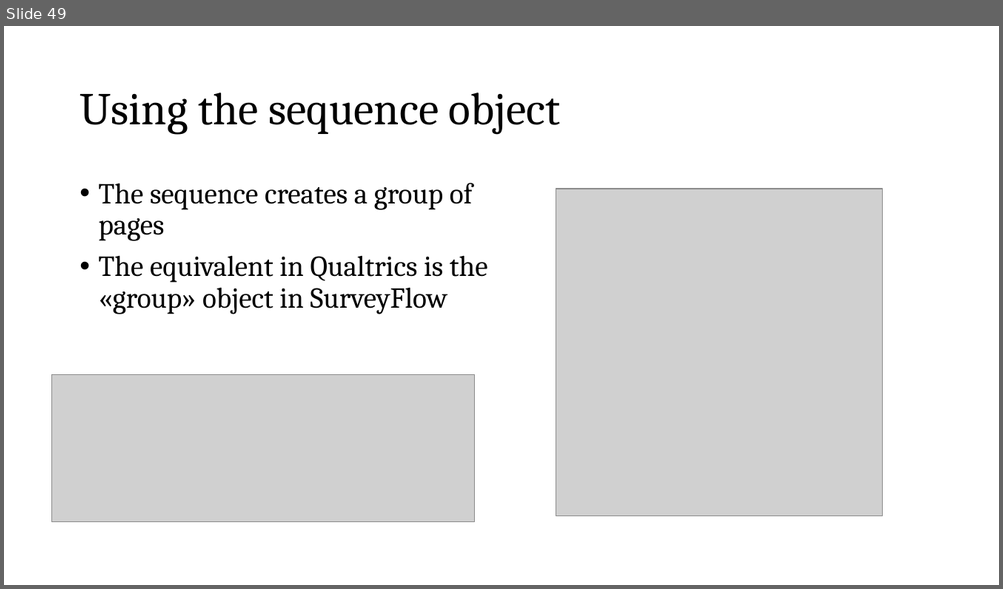
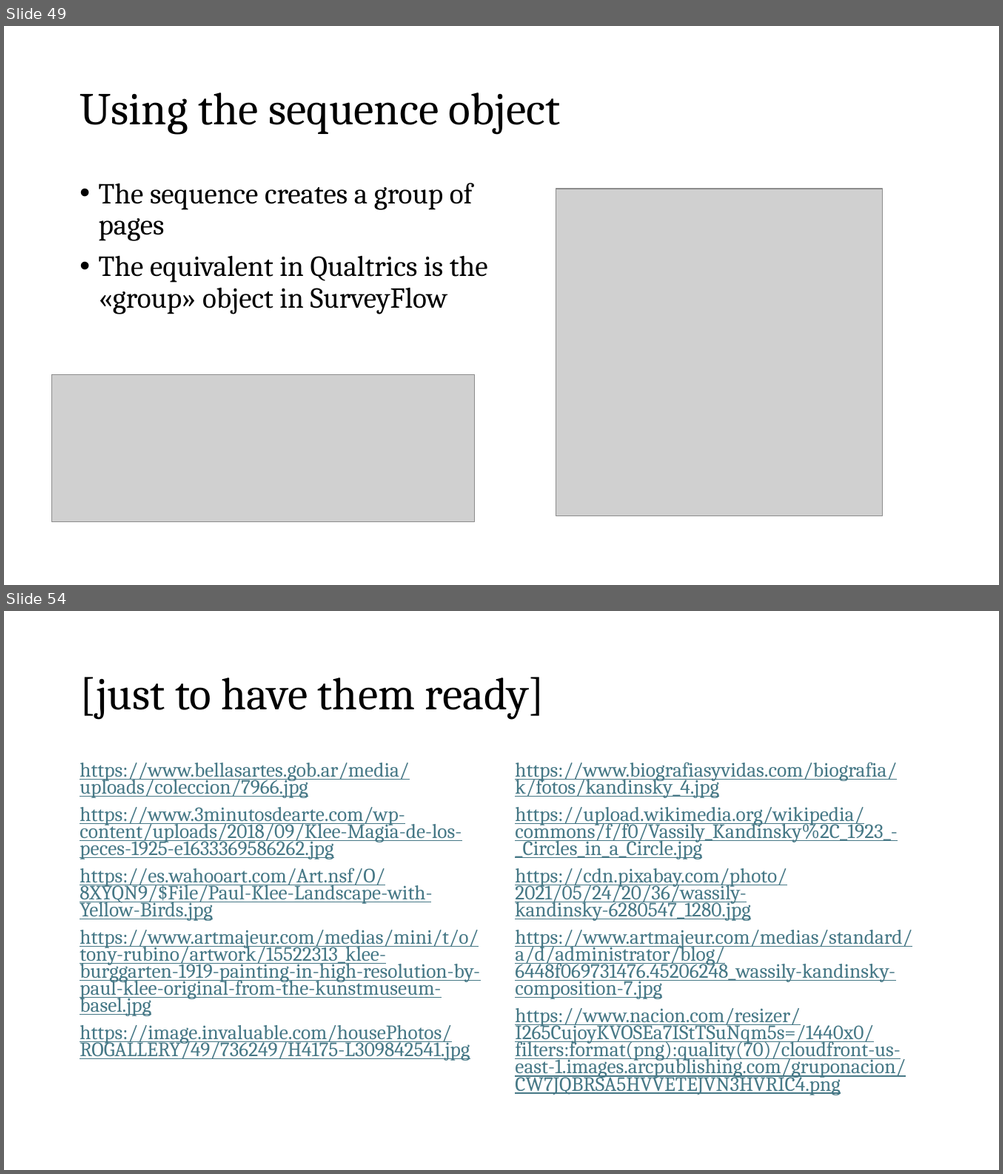
Before and after one commit to fbogliacino/labjsCourse, a slide deck: slides/Slides Labjs.pptx. Shown one above the other, each under a label of ours: slide 49 before the commit, slides 49 and 54 after it; the slides between them are not shown. The pictures are 1003x589 and 1003x1174 pixels, drawn with LibreOffice and Linux fonts; fonts in the diff are those of the drawing; grey boxes stand for pictures. Boxes give left, top, right and bottom in pixels: in the first picture for what was removed or moved away, otherwise in the second. Text is boxed around its words. In the diff, an @@ line names an element or a change of style, - is before the commit and + after.

Commit message:
up to lecture 6

```diff
--- a/slides/Slides Labjs.pptx
+++ b/slides/Slides Labjs.pptx
@@ slide 54 added at [4, 611, 999, 1170], background #FFFFFF @@
@@ title added at [79, 677, 545, 720], 44 pt, text #000000 @@
+[just to have them ready]
@@ text added at [79, 763, 480, 1061], 19.6 pt, text #467886, underline @@
+https://www.bellasartes.gob.ar/media/uploads/coleccion/7966.jpg
+https://www.3minutosdearte.com/wp-content/uploads/2018/09/Klee-Magia-de-los-peces-1925-e1633369586262.jpg
+https://es.wahooart.com/Art.nsf/O/8XYQN9/$File/Paul-Klee-Landscape-with-Yellow-Birds.jpg
+https://www.artmajeur.com/medias/mini/t/o/tony-rubino/artwork/15522313_klee-burggarten-1919-painting-in-high-resolution-by-paul-klee-original-from-the-kunstmuseum-basel.jpg
+https://image.invaluable.com/housePhotos/ROGALLERY/49/736249/H4175-L309842541.jpg
@@ text added at [515, 762, 912, 1096], 19.6 pt, text #467886, underline @@
+https://www.biografiasyvidas.com/biografia/k/fotos/kandinsky_4.jpg
+https://upload.wikimedia.org/wikipedia/commons/f/f0/Vassily_Kandinsky%2C_1923_-_Circles_in_a_Circle.jpg
+https://cdn.pixabay.com/photo/2021/05/24/20/36/wassily-kandinsky-6280547_1280.jpg
+https://www.artmajeur.com/medias/standard/a/d/administrator/blog/6448f069731476.45206248_wassily-kandinsky-composition-7.jpg
+https://www.nacion.com/resizer/I265CujoyKVOSEa7IStTSuNqm5s=/1440x0/filters:format(png):quality(70)/cloudfront-us-east-1.images.arcpublishing.com/gruponacion/CW7JQBRSA5HVVETEJVN3HVRIC4.png
```
Also in this commit, not shown: 1 slide changed, 15 other slides added, 1 slide removed, 1 other file.
